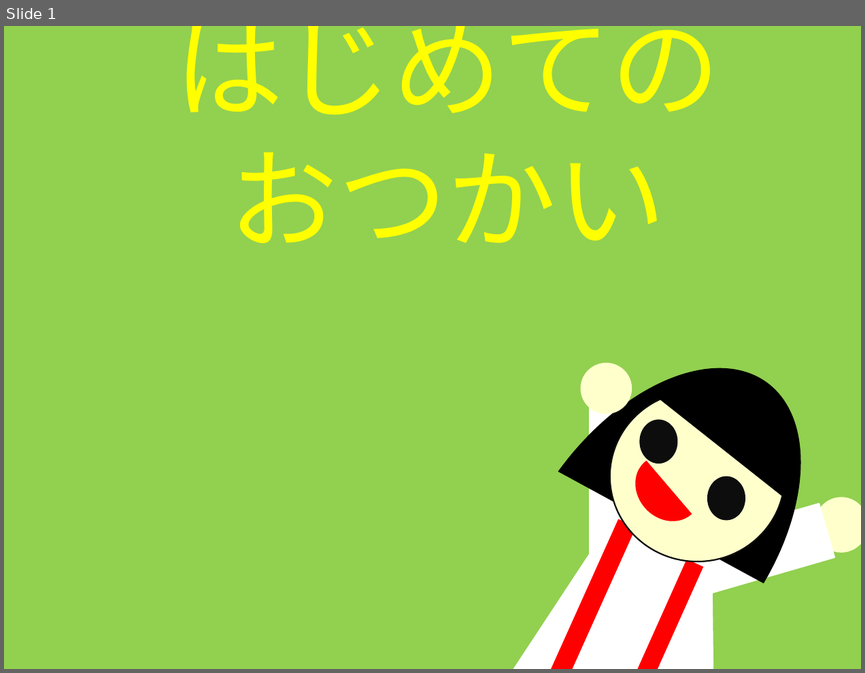
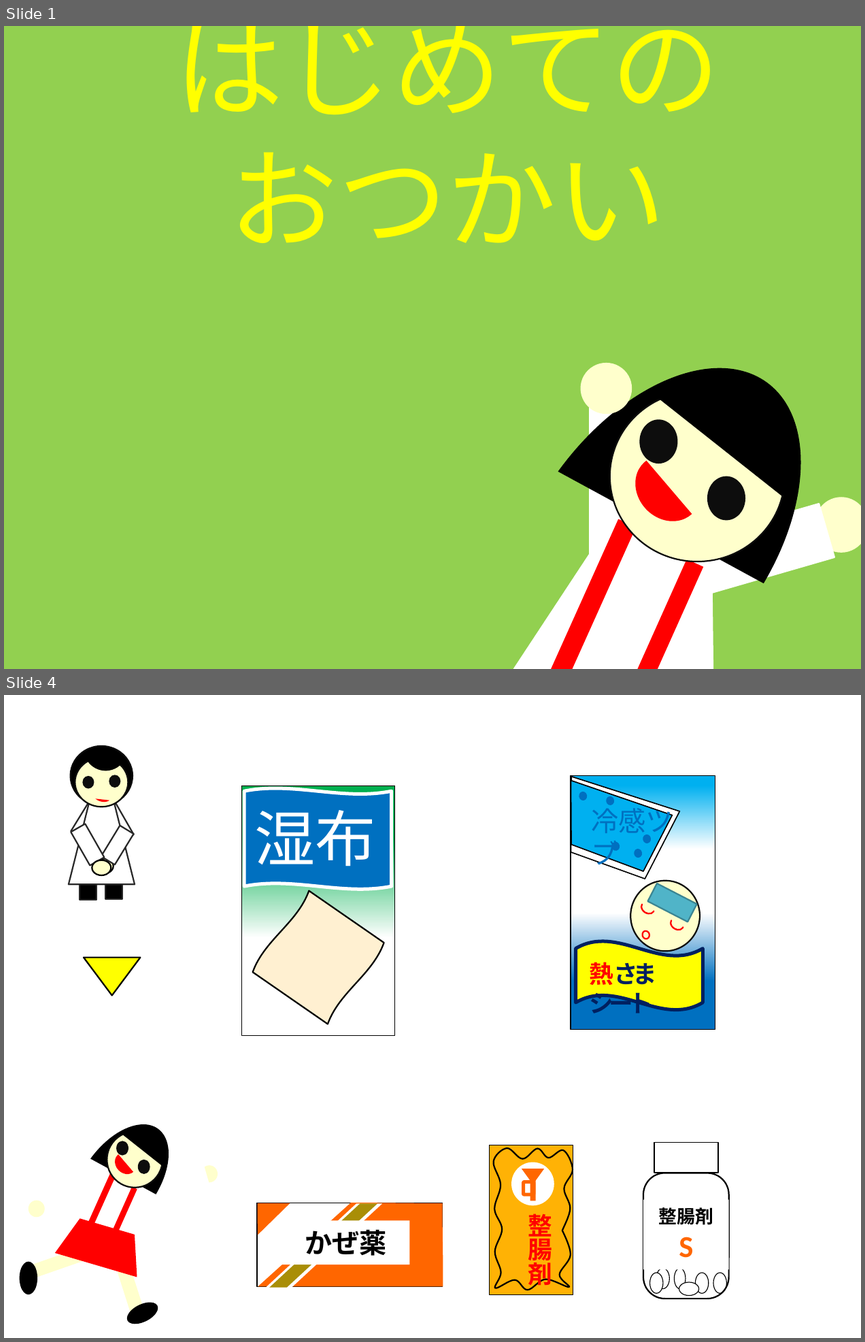
Before and after one commit to EdaHikari/OtsukaiGame, a slide deck: 新規 Microsoft PowerPoint Presentation.pptx. Shown one above the other, each under a label of ours: slide 1 before the commit, slides 1 and 4 after it; the slides between them are not shown. The pictures are 865x673 and 865x1342 pixels, drawn with LibreOffice and Linux fonts; fonts in the diff are those of the drawing. Boxes give left, top, right and bottom in pixels: in the first picture for what was removed or moved away, otherwise in the second. Text is boxed around its words. In the diff, an @@ line names an element or a change of style, - is before the commit and + after.

```diff
--- a/新規 Microsoft PowerPoint Presentation.pptx
+++ b/新規 Microsoft PowerPoint Presentation.pptx
@@ slide 4 added at [4,695,861,1338], background #FFFFFF @@
@@ group added at [69,724,135,900]: 6 ellipses, 6 rectangles, 2 chord (boxed as its full ellipse)s, 1 trapezoid @@
@@ group added at [540,759,715,1030]: 6 ellipses, 2 rectangles, 2 texts, 2 arch (boxed as its full ring)s, 2 freeform shapes, 1 wave, 1 chord (boxed as its full ellipse) @@
+熱さまシート
+冷感ツブ
@@ group added at [241,785,394,1035]: 2 waves, 1 rectangle, 1 text @@
+湿布
@@ triangle added at [84,957,141,996], fill #FFFF00, outline #000000 1 pt @@
@@ group added at [490,1144,573,1294]: 2 rectangles, 1 freeform shape, 1 text, 1 ellipse, 1 triangle, 1 rounded rectangle @@
+整腸剤
@@ group added at [242,1187,442,1287]: 2 rectangles, 2 parallelograms, 1 freeform shape, 1 triangle @@
+かぜ薬
@@ group added at [643,1142,729,1298]: 6 ellipses, 1 rounded rectangle, 1 rectangle, 1 text @@
+整腸剤
+S
@@ group added at [20,1106,217,1328]: 7 ellipses, 6 rectangles, 3 chord (boxed as its full ellipse)s, 2 trapezoids @@
```
Also in this commit, not shown: 1 slide changed, 9 other slides added, 46 other files.
